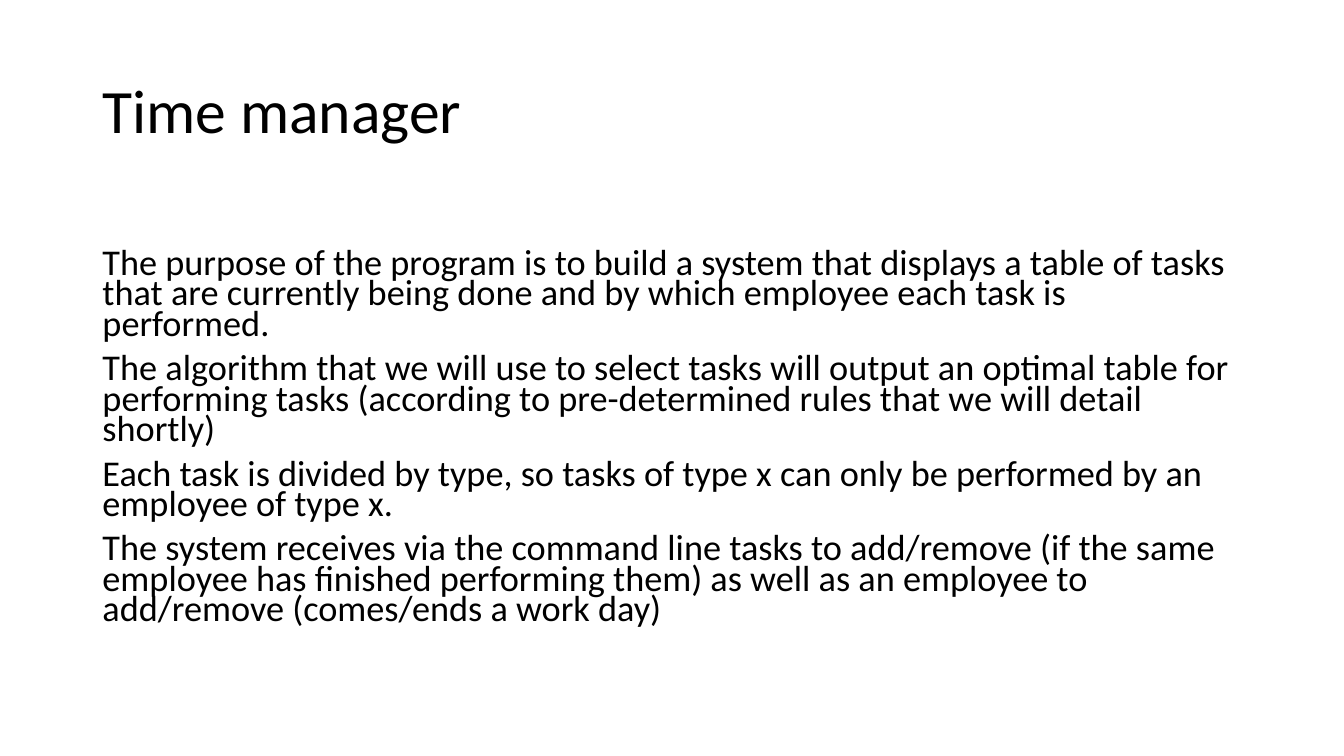
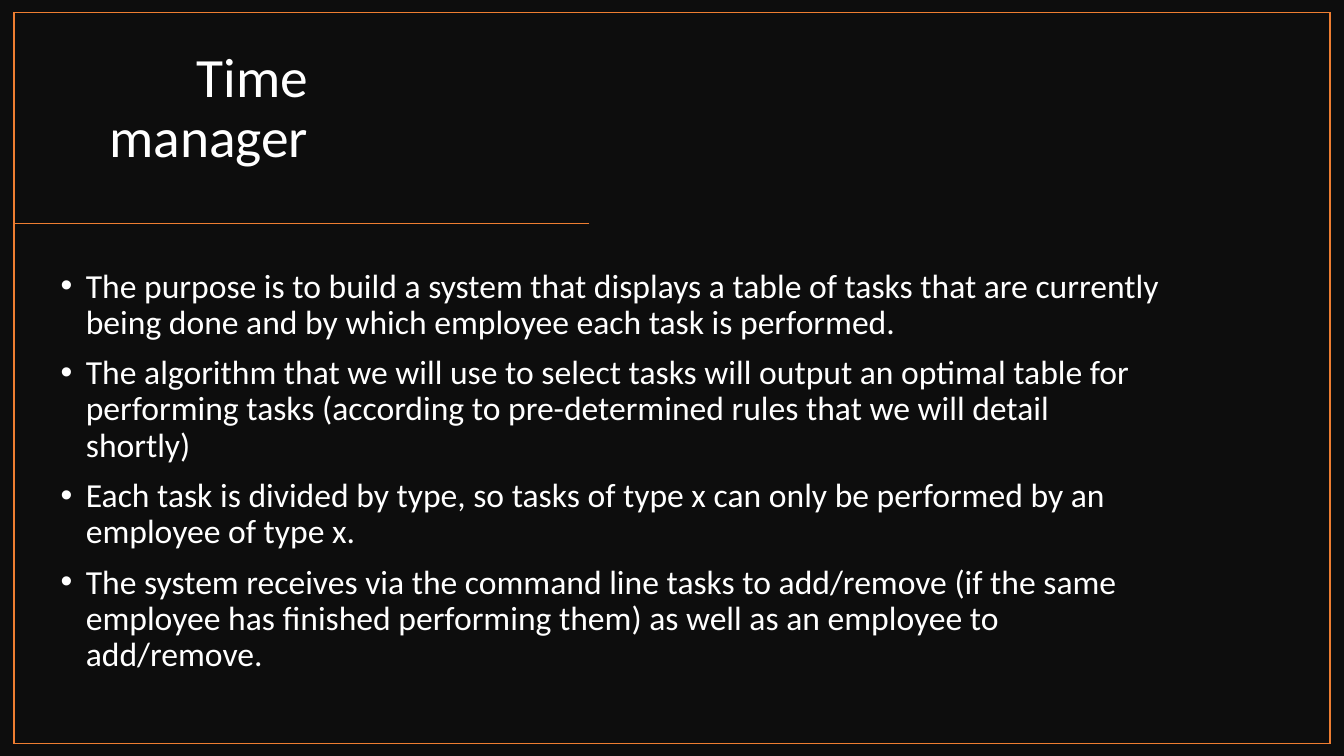
Before and after one commit to hilagithub/timeManager, a slide deck: slide 2 of src/מצגת- פרויקט.pptx. Drawn at 1344x756 pixels with LibreOffice and Linux fonts; fonts in the diff are those of the drawing. Boxes give left, top, right and bottom in pixels: in the first picture for what was removed or moved away, otherwise in the second. Text is boxed around its words. In the diff, an @@ line names an element or a change of style, - is before the commit and + after.

```diff
--- a/src/מצגת- פרויקט.pptx
+++ b/src/מצגת- פרויקט.pptx
@@ rectangle added at [0, 0, 1344, 756], fill #0D0D0D @@
@@ rectangle added at [14, 13, 1331, 744], outline #ED7D31 1 pt @@
@@ title "Time manager": place and size @@
-title "Time manager" at [102, 90, 461, 144]
+title "Time manager" at [109, 59, 308, 167]
@@ title "Time manager" at [109, 59, 308, 167]: size 44 to 39.6 pt, text colour #000000 to #FFFFFF; alignment left to right; vertical alignment middle to bottom @@
@@ line added from (590, 224) to (14, 224), #ED7D31 1 pt @@
@@ text "The purpose is to build ...": place and size @@
-text "The purpose is to build ..." at [102, 249, 1228, 627]
+text "The purpose is to build ..." at [86, 274, 1159, 668]
@@ text at [86, 274, 1159, 340]: text changed; size 25.9 to 24 pt; text colour #000000 to #FFFFFF @@
-• התרגום ארוך מדי לשמירה
-The purpose of the program is to build a system that displays a table of tasks that are currently being done and by which employee each task is performed.
+• The purpose is to build a system that displays a table of tasks that are currently being done and by which employee each task is performed.
@@ text at [86, 360, 1129, 549]: size 25.9 to 24 pt, text colour #000000 to #FFFFFF in "The algorithm that we will use to ...", "Each task is divided by type, so ..."; bullet none to •; line spacing 0.7 to 0.9 @@
@@ text at [86, 569, 1116, 668]: text changed; size 25.9 to 24 pt; text colour #000000 to #FFFFFF @@
-The system receives via the command line tasks to add/remove (if the same employee has finished performing them) as well as an employee to add/remove (comes/ends a work day)
+• The system receives via the command line tasks to add/remove (if the same employee has finished performing them) as well as an employee to add/remove.
```
Also in this commit, not shown: 7 other slides changed, 5 slides added, 17 other files.
